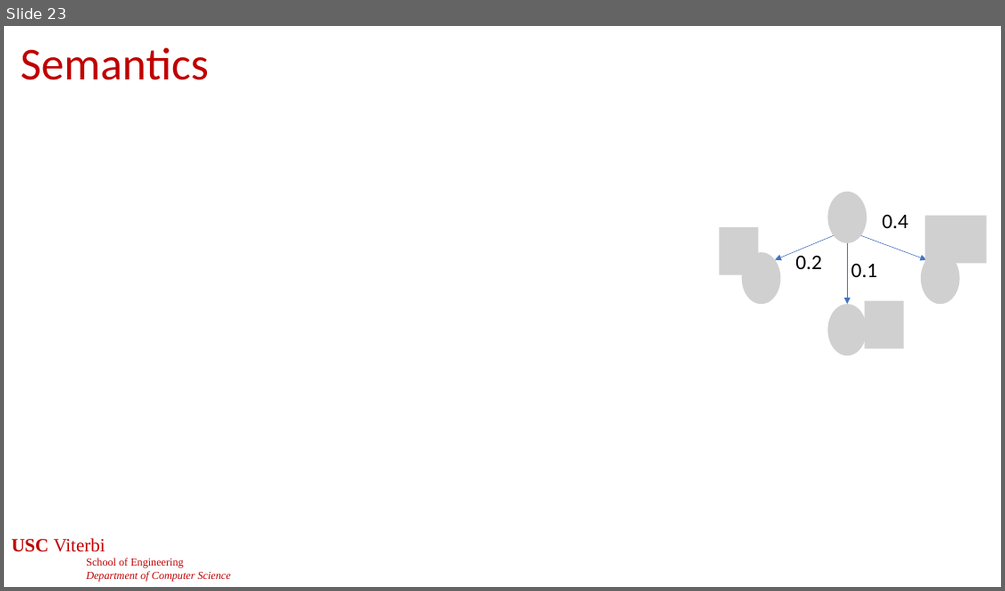
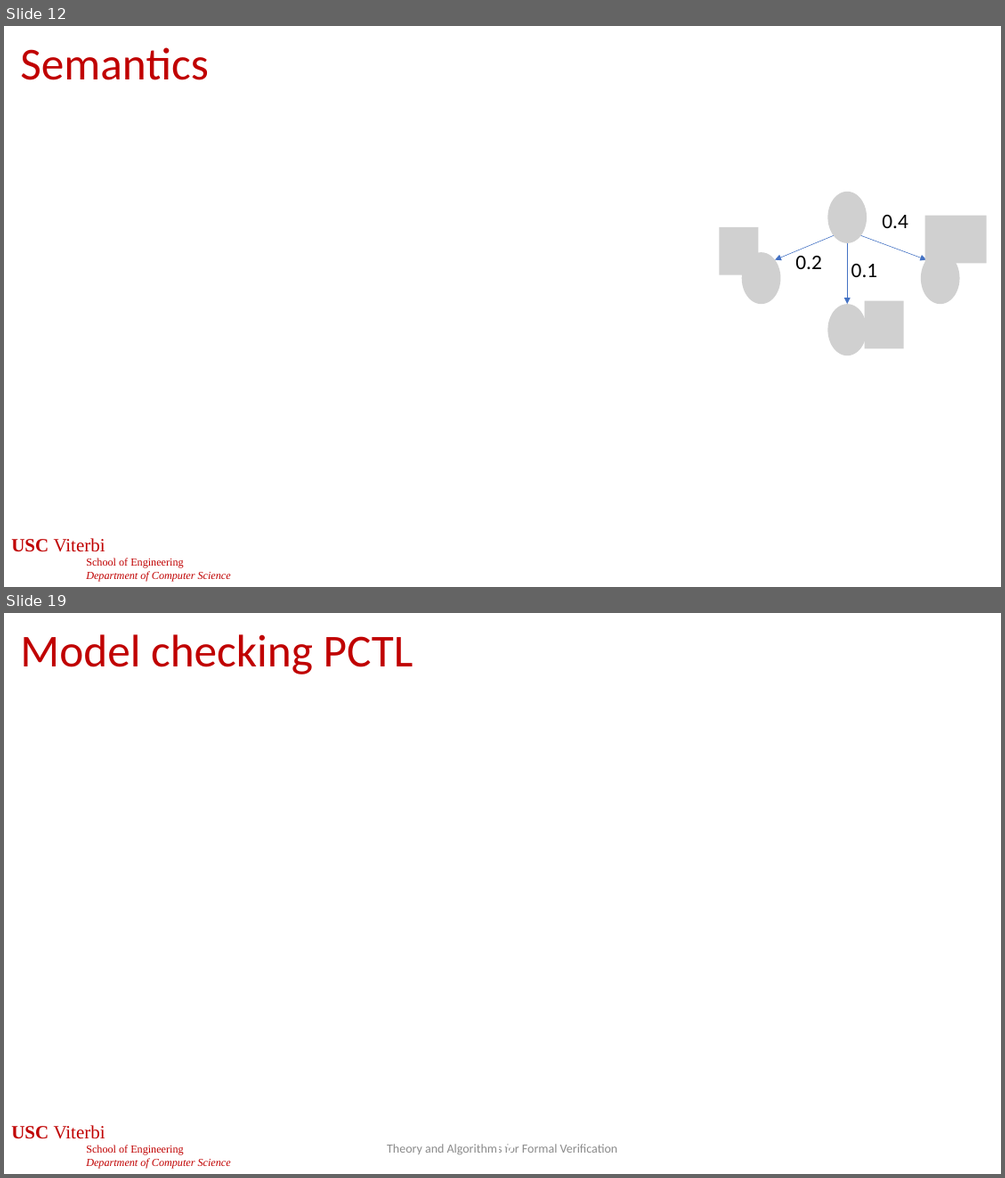
Before and after one commit to jdeshmukh/jdeshmukh.github.io, a slide deck: teaching/cs513slides/lecture9-Probabilistic-Models.pptx. Shown one above the other, each under a label of ours: slide 23 before the commit, slides 12 and 19 after it; the slides between them are not shown. The pictures are 1005x591 and 1005x1178 pixels, drawn with LibreOffice and Linux fonts; fonts in the diff are those of the drawing; grey boxes stand for pictures; background and template pictures are left out. Boxes give left, top, right and bottom in pixels: in the first picture for what was removed or moved away, otherwise in the second. Text is boxed around its words. In the diff, an @@ line names an element or a change of style, - is before the commit and + after.

```diff
--- a/teaching/cs513slides/lecture9-Probabilistic-Models.pptx
+++ b/teaching/cs513slides/lecture9-Probabilistic-Models.pptx
@@ slide 19 added at (4, 613, 1001, 1174), background #FFFFFF; not listed: 1 template element that a slide beside it also shows @@
@@ title added at (20, 634, 413, 674), 44 pt, text #C00000 @@
+Model checking PCTL
@@ text added at (387, 1143, 618, 1155), 12 pt, text #8C8C8C @@
+Theory and Algorithms for Formal Verification
@@ page number added at (491, 1143, 516, 1152), 24 pt, text #FFFFFF @@
+19
@@ what was slide 23 is now slide 12 @@
```
Also in this commit, not shown: 13 slides changed, 12 other slides added.
